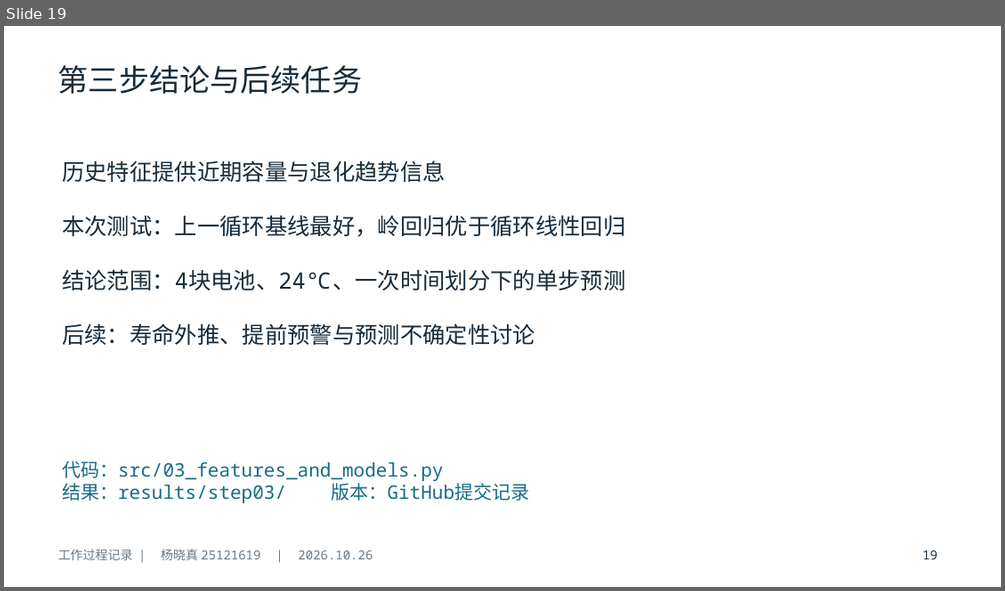
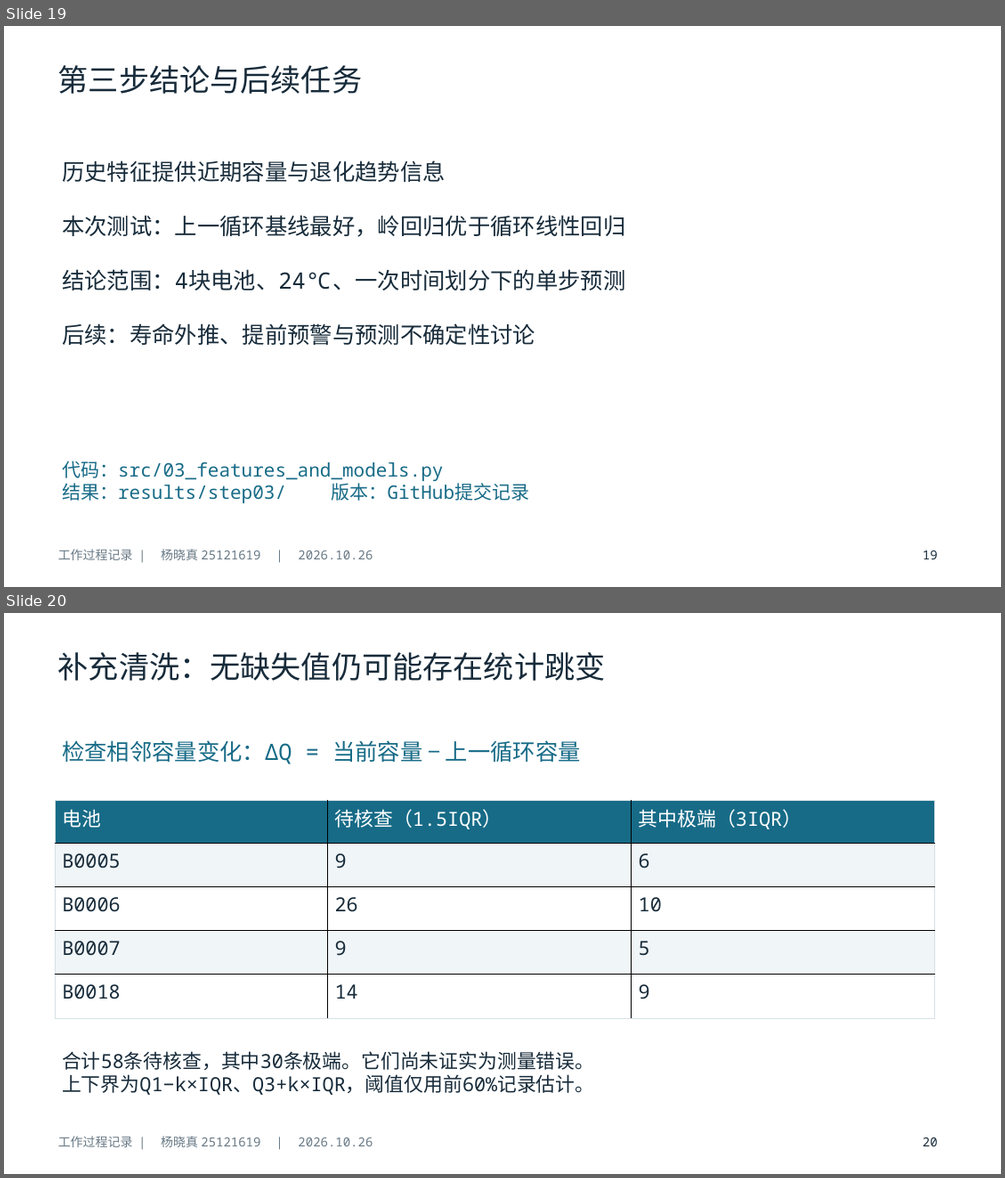
Before and after one commit to yxz666-Y/python-midterm-pre, a slide deck: deliverables/题目三_工作过程.pptx. Shown one above the other, each under a label of ours: slide 19 before the commit, slides 19 and 20 after it. The pictures are 1005x591 and 1005x1178 pixels, drawn with LibreOffice and Linux fonts; fonts in the diff are those of the drawing. Boxes give left, top, right and bottom in pixels: in the first picture for what was removed or moved away, otherwise in the second. Text is boxed around its words. In the diff, an @@ line names an element or a change of style, - is before the commit and + after.

Commit message:
docs: 在过程PPT中记录统计跳变检测与限幅对照

```diff
--- a/deliverables/题目三_工作过程.pptx
+++ b/deliverables/题目三_工作过程.pptx
@@ slide 20 added at [4, 613, 1001, 1174], background #FFFFFF @@
@@ text added at [58, 652, 606, 681], 29.2 pt, text #172B3A @@
+补充清洗：无缺失值仍可能存在统计跳变
@@ text added at [62, 740, 581, 764], 21.8 pt, text #176B87 @@
+检查相邻容量变化：ΔQ = 当前容量 − 上一循环容量
@@ table added at [55, 800, 935, 1018], 5 rows, 3 columns @@
+电池 | 待核查（1.5IQR） | 其中极端（3IQR）
+B0005 | 9 | 6
+B0006 | 26 | 10
+B0007 | 9 | 5
+B0018 | 14 | 9
@@ text added at [62, 1051, 594, 1094], 18.8 pt, text #172B3A @@
+合计58条待核查，其中30条极端。它们尚未证实为测量错误。
+上下界为Q1−k×IQR、Q3+k×IQR，阈值仅用前60%记录估计。
@@ text added at [58, 1135, 372, 1147], 12 pt, text #687985 @@
+工作过程记录 | 杨晓真 25121619 | 2026.10.26
@@ text added at [922, 1137, 938, 1146], 12 pt, text #172B3A @@
+20
```
Also in this commit, not shown: 3 slides changed, 2 other slides added, 3 other files.
